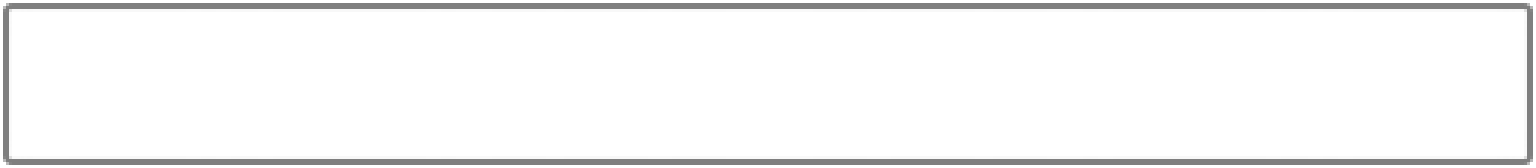
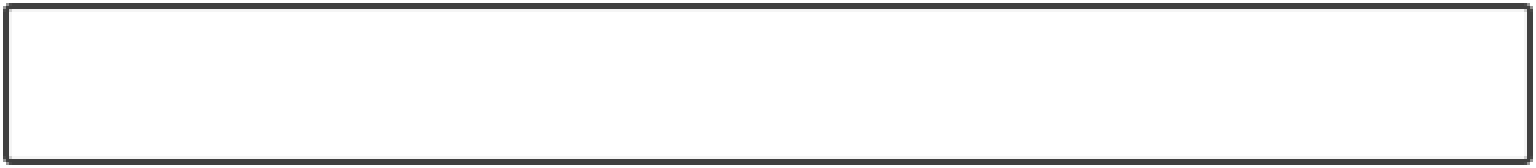
Before/after of a 1536px x 168px layered artwork. What changed in the layer stack:
"NormalPart" (1st of 2, in "Highlight"): opacity 50% → 100% over [3,3,1533,165]
showed group "Song" (2 layers) over [3,3,1533,165]
